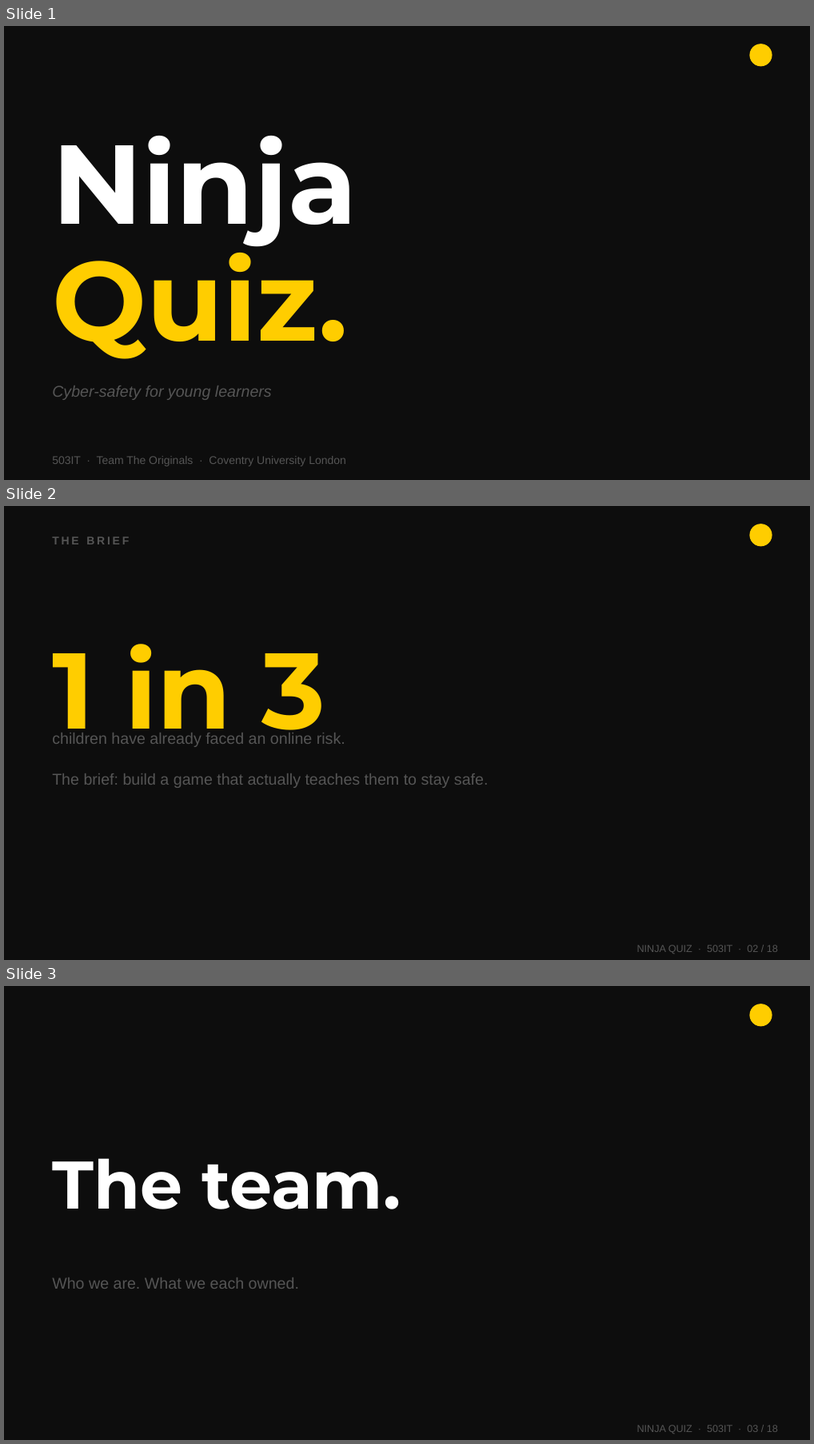
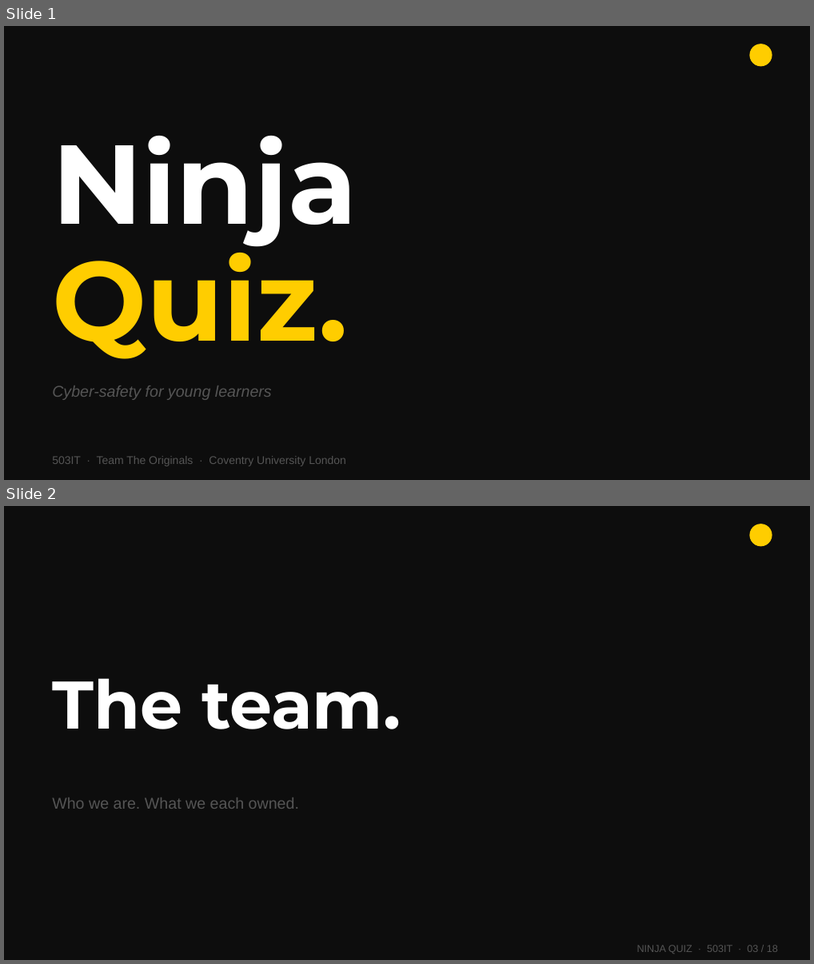
Before and after one commit to wlaa41/CoventryUniversity_503IT_Originals, a slide deck: NinjaQuiz-Presentation.pptx. Shown one above the other, each under a label of ours: slides 1, 2 and 3 before the commit, slides 1 and 2 after it. The pictures are 814x1444 and 814x964 pixels, drawn with LibreOffice and Linux fonts; fonts in the diff are those of the drawing. Boxes give left, top, right and bottom in pixels: in the first picture for what was removed or moved away, otherwise in the second. Text is boxed around its words. In the diff, an @@ line names an element or a change of style, - is before the commit and + after.

```diff
--- a/NinjaQuiz-Presentation.pptx
+++ b/NinjaQuiz-Presentation.pptx
@@ slide 2 removed at <box>4,506,810,960</box>, background #0D0D0D @@
@@ ellipse removed at <box>750,524,773,546</box> @@
@@ text removed at <box>52,536,129,544</box> @@
-THE BRIEF
@@ text removed at <box>52,644,326,747</box> @@
-1 in 3
@@ text removed at <box>52,732,346,747</box> @@
-children have already faced an online risk.
@@ text removed at <box>52,773,489,788</box> @@
-The brief: build a game that actually teaches them to stay safe.
@@ text removed at <box>638,944,778,953</box> @@
-NINJA QUIZ · 503IT · 02 / 18
@@ what was slide 3 is now slide 2 @@
```
Also in this commit, not shown: 2 slides changed.
